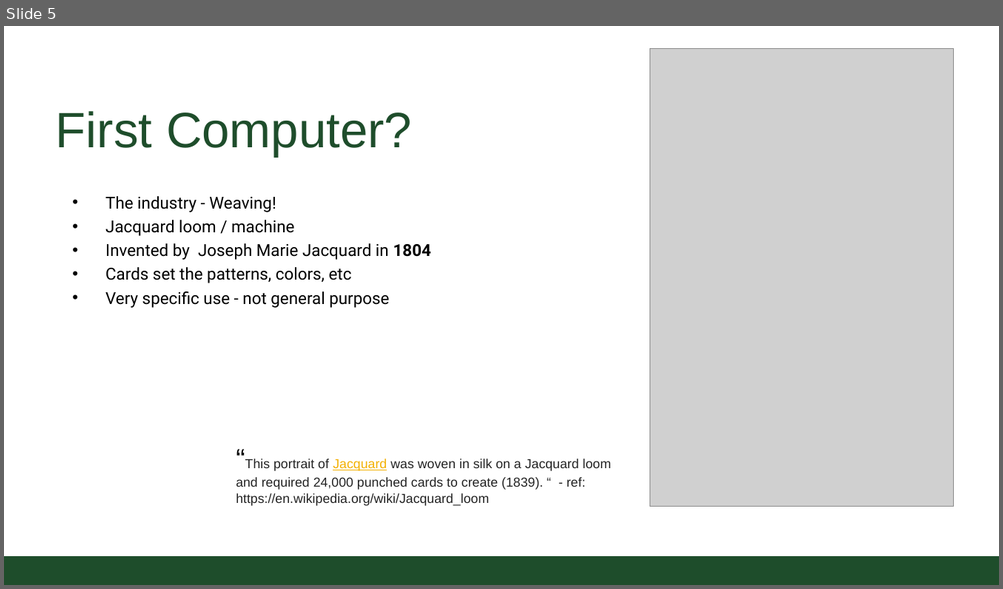
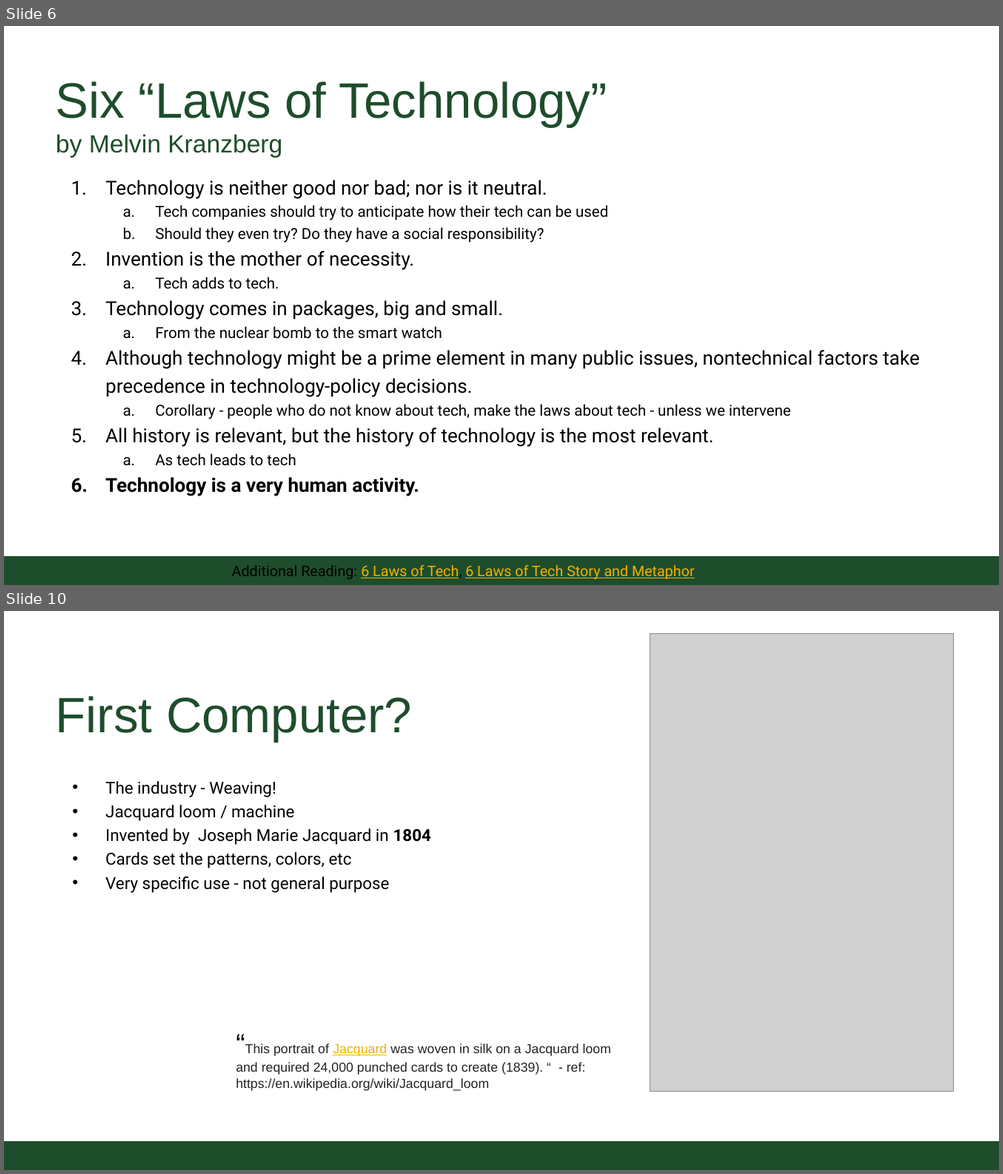
Before and after one commit to CSU-CS150B/handouts, a slide deck: Slides/On-Campus/01_HistoryAndIntro.pptx. Shown one above the other, each under a label of ours: slide 5 before the commit, slides 6 and 10 after it; the slides between them are not shown. The pictures are 1003x589 and 1003x1174 pixels, drawn with LibreOffice and Linux fonts; fonts in the diff are those of the drawing; grey boxes stand for pictures; background and template pictures are left out. Boxes give left, top, right and bottom in pixels: in the first picture for what was removed or moved away, otherwise in the second. Text is boxed around its words. In the diff, an @@ line names an element or a change of style, - is before the commit and + after.

```diff
--- a/Slides/On-Campus/01_HistoryAndIntro.pptx
+++ b/Slides/On-Campus/01_HistoryAndIntro.pptx
@@ slide 6 added at (4,26,999,585), background #FFFFFF; not listed: 1 template element that a slide beside it also shows @@
@@ title added at (56,82,607,158), 54.4 pt, text #1E4D2B @@
+Six “Laws of Technology”
+by Melvin Kranzberg
@@ text added at (105,180,919,497), 21.2 pt, text #000000 @@
+1. Technology is neither good nor bad; nor is it neutral.
+  a. Tech companies should try to anticipate how their tech can be used
+  b. Should they even try? Do they have a social responsibility?
+2. Invention is the mother of necessity.
+  a. Tech adds to tech.
+3. Technology comes in packages, big and small.
+  a. From the nuclear bomb to the smart watch
+4. Although technology might be a prime element in many public issues, nontechnical factors take precedence in technology-policy decisions.
+  a. Corollary - people who do not know about tech, make the laws about tech - unless we intervene
+5. All history is relevant, but the history of technology is the most relevant.
+  a. As tech leads to tech
+6. Technology is a very human activity.
@@ text added at (232,565,694,580), 16 pt, text #F3B000, underline @@
+Additional Reading: 6 Laws of Tech, 6 Laws of Tech Story and Metaphor
@@ what was slide 5 is now slide 10 @@
```
Also in this commit, not shown: 5 slides changed, 8 other slides added, 5 slides removed, 1 other file.
